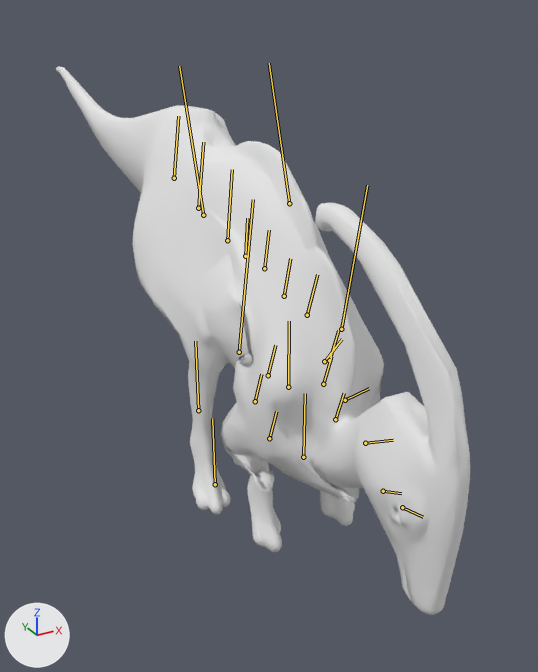
The glTF model bichos/modelos/parassauro.glb, before and after one commit.
Camera for both pictures: a camera (50 mm lens) standing at (-2.99, -7.04, 4.42) and looking at (0.63, -0.46, 1.13). Lighting does not change. The marker at lower left points along +X, +Y and +Z. The picture after the commit comes second. Both versions are drawn at frame 30 of the action 'comer'; the numbers are the values there. The bones that change, and the others that lie on the model, are drawn over the model as lines.

In view in the first picture: 'parassauro_malha_0'.
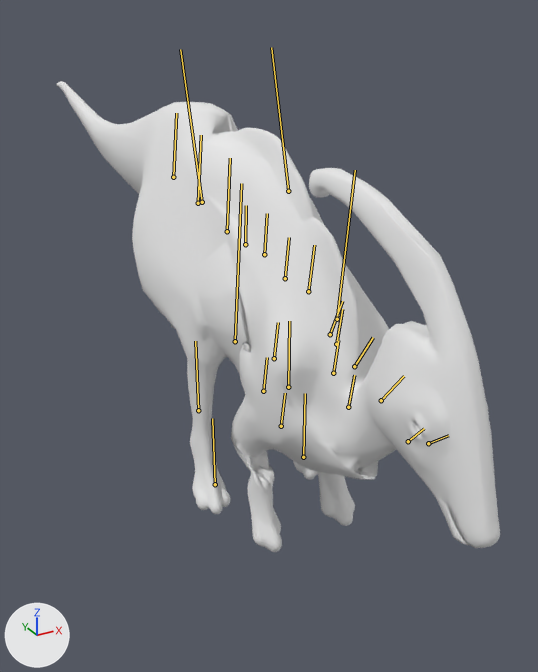
Boxes [x1, y1, x2, y2] around the edits, measured in the pictures (538 x 672 px):
'parassauro_malha_0', posed (7% wider, 14% shorter): before [56, 67, 470, 615]; after [56, 81, 500, 552]
bone 'quadril', root to tip: before (245, 256) to (247, 218); after (245, 244) to (246, 205)
bone 'coluna_1', root to tip: before (264, 268) to (269, 230); after (264, 254) to (267, 213)
bone 'coluna_2', root to tip: before (284, 296) to (290, 258); after (285, 278) to (289, 237)
bone 'coluna_3', root to tip: before (307, 315) to (317, 274); after (308, 291) to (314, 245)
bone 'pescoco_1', root to tip: before (324, 361) to (342, 339); after (330, 334) to (342, 301)
bone 'pescoco_2', root to tip: before (345, 400) to (369, 388); after (354, 366) to (373, 337)
bone 'pescoco_3', root to tip: before (365, 443) to (393, 440); after (381, 400) to (404, 376)
bone 'cabeca', root to tip: before (383, 491) to (401, 493); after (408, 441) to (424, 428)
bone 'coxa_E', root to tip: before (289, 203) to (269, 63); after (288, 191) to (271, 47)
bone 'canela_E', root to tip: before (341, 329) to (367, 185); after (337, 319) to (355, 170)
bone 'coxa_D', root to tip: before (203, 215) to (179, 66); after (202, 202) to (180, 49)
bone 'canela_D', root to tip: before (239, 352) to (253, 199); after (235, 341) to (241, 183)

The change, as a diff of the scene's bpy script:
```diff
--- a/bichos/modelos/parassauro.glb.py
+++ b/bichos/modelos/parassauro.glb.py
@@ bone_quadril @@
 bone_quadril = bpy.data.objects['parassauro'].pose.bones['quadril']
-bone_quadril.location = (0.0, -0.36, -0.18)
-bone_quadril.rotation_quaternion = (0.998, 0.066, 0.0, 0.0)  # degrees (8, 0, 0)
+bone_quadril.location = (0.0, -0.25, -0.18)
+bone_quadril.rotation_quaternion = (0.999, 0.039, 0.0, 0.0)  # degrees (4, 0, 0)
@@ bone_coluna_1 @@
 bone_coluna_1 = bpy.data.objects['parassauro'].pose.bones['coluna_1']  # child of 'quadril'
-bone_coluna_1.rotation_quaternion = (0.999, 0.036, 0.0, 0.0)  # degrees (4, 0, 0)
+bone_coluna_1.rotation_quaternion = (1.0, 0.018, 0.0, 0.0)  # degrees (2, 0, 0)
@@ bone_coluna_2 @@
 bone_coluna_2 = bpy.data.objects['parassauro'].pose.bones['coluna_2']  # child of 'coluna_1'
-bone_coluna_2.rotation_quaternion = (0.999, 0.036, 0.0, 0.0)  # degrees (4, 0, 0)
+bone_coluna_2.rotation_quaternion = (1.0, 0.018, 0.0, 0.0)  # degrees (2, 0, 0)
@@ bone_coluna_3 @@
 bone_coluna_3 = bpy.data.objects['parassauro'].pose.bones['coluna_3']  # child of 'coluna_2'
-bone_coluna_3.rotation_quaternion = (0.999, 0.036, 0.0, 0.0)  # degrees (4, 0, 0)
+bone_coluna_3.rotation_quaternion = (1.0, 0.018, 0.0, 0.0)  # degrees (2, 0, 0)
@@ bone_pescoco_1 @@
 bone_pescoco_1 = bpy.data.objects['parassauro'].pose.bones['pescoco_1']  # child of 'coluna_3'
-bone_pescoco_1.rotation_quaternion = (0.986, 0.164, 0.0, 0.0)  # degrees (19, 0, 0)
+bone_pescoco_1.rotation_quaternion = (0.992, 0.126, 0.0, 0.0)  # degrees (14, 0, 0)
@@ bone_pescoco_2 @@
 bone_pescoco_2 = bpy.data.objects['parassauro'].pose.bones['pescoco_2']  # child of 'pescoco_1'
-bone_pescoco_2.rotation_quaternion = (0.994, 0.105, -0.018, -0.002)  # degrees (12, -2, 0)
+bone_pescoco_2.rotation_quaternion = (0.997, 0.072, -0.018, -0.001)  # degrees (8, -2, 0)
@@ bone_pescoco_3 @@
 bone_pescoco_3 = bpy.data.objects['parassauro'].pose.bones['pescoco_3']  # child of 'pescoco_2'
-bone_pescoco_3.rotation_quaternion = (0.998, 0.06, 0.0, 0.0)  # degrees (7, 0, 0)
+bone_pescoco_3.rotation_quaternion = (0.999, 0.036, 0.0, 0.0)  # degrees (4, 0, 0)
@@ bone_cabeca @@
 bone_cabeca = bpy.data.objects['parassauro'].pose.bones['cabeca']  # child of 'pescoco_3'
-bone_cabeca.rotation_quaternion = (0.999, 0.045, 0.0, 0.0)  # degrees (5, 0, 0)
+bone_cabeca.rotation_quaternion = (1.0, 0.009, 0.0, 0.0)  # degrees (1, 0, 0)
@@ bone_coxa_e @@
 bone_coxa_e = bpy.data.objects['parassauro'].pose.bones['coxa_E']  # child of 'quadril'
-bone_coxa_e.rotation_quaternion = (0.975, -0.222, 0.0, 0.0)  # degrees (-26, 0, 0)
+bone_coxa_e.rotation_quaternion = (0.986, -0.168, 0.0, 0.0)  # degrees (-19, 0, 0)
@@ bone_canela_e @@
 bone_canela_e = bpy.data.objects['parassauro'].pose.bones['canela_E']  # child of 'coxa_E'
-bone_canela_e.rotation_quaternion = (0.967, 0.256, 0.0, 0.0)  # degrees (30, 0, 0)
+bone_canela_e.rotation_quaternion = (0.982, 0.191, 0.0, 0.0)  # degrees (22, 0, 0)
@@ bone_pe_e @@
 bone_pe_e = bpy.data.objects['parassauro'].pose.bones['pe_E']  # child of 'canela_E'
-bone_pe_e.rotation_quaternion = (0.995, -0.1, 0.0, 0.0)  # degrees (-12, 0, 0)
+bone_pe_e.rotation_quaternion = (0.998, -0.062, 0.0, 0.0)  # degrees (-7, 0, 0)
@@ bone_coxa_d @@
 bone_coxa_d = bpy.data.objects['parassauro'].pose.bones['coxa_D']  # child of 'quadril'
-bone_coxa_d.rotation_quaternion = (0.975, -0.222, 0.0, 0.0)  # degrees (-26, 0, 0)
+bone_coxa_d.rotation_quaternion = (0.986, -0.168, 0.0, 0.0)  # degrees (-19, 0, 0)
@@ bone_canela_d @@
 bone_canela_d = bpy.data.objects['parassauro'].pose.bones['canela_D']  # child of 'coxa_D'
-bone_canela_d.rotation_quaternion = (0.967, 0.256, 0.0, 0.0)  # degrees (30, 0, 0)
+bone_canela_d.rotation_quaternion = (0.982, 0.191, 0.0, 0.0)  # degrees (22, 0, 0)
@@ bone_pe_d @@
 bone_pe_d = bpy.data.objects['parassauro'].pose.bones['pe_D']  # child of 'canela_D'
-bone_pe_d.rotation_quaternion = (0.995, -0.1, 0.0, 0.0)  # degrees (-12, 0, 0)
+bone_pe_d.rotation_quaternion = (0.998, -0.062, 0.0, 0.0)  # degrees (-7, 0, 0)
```
